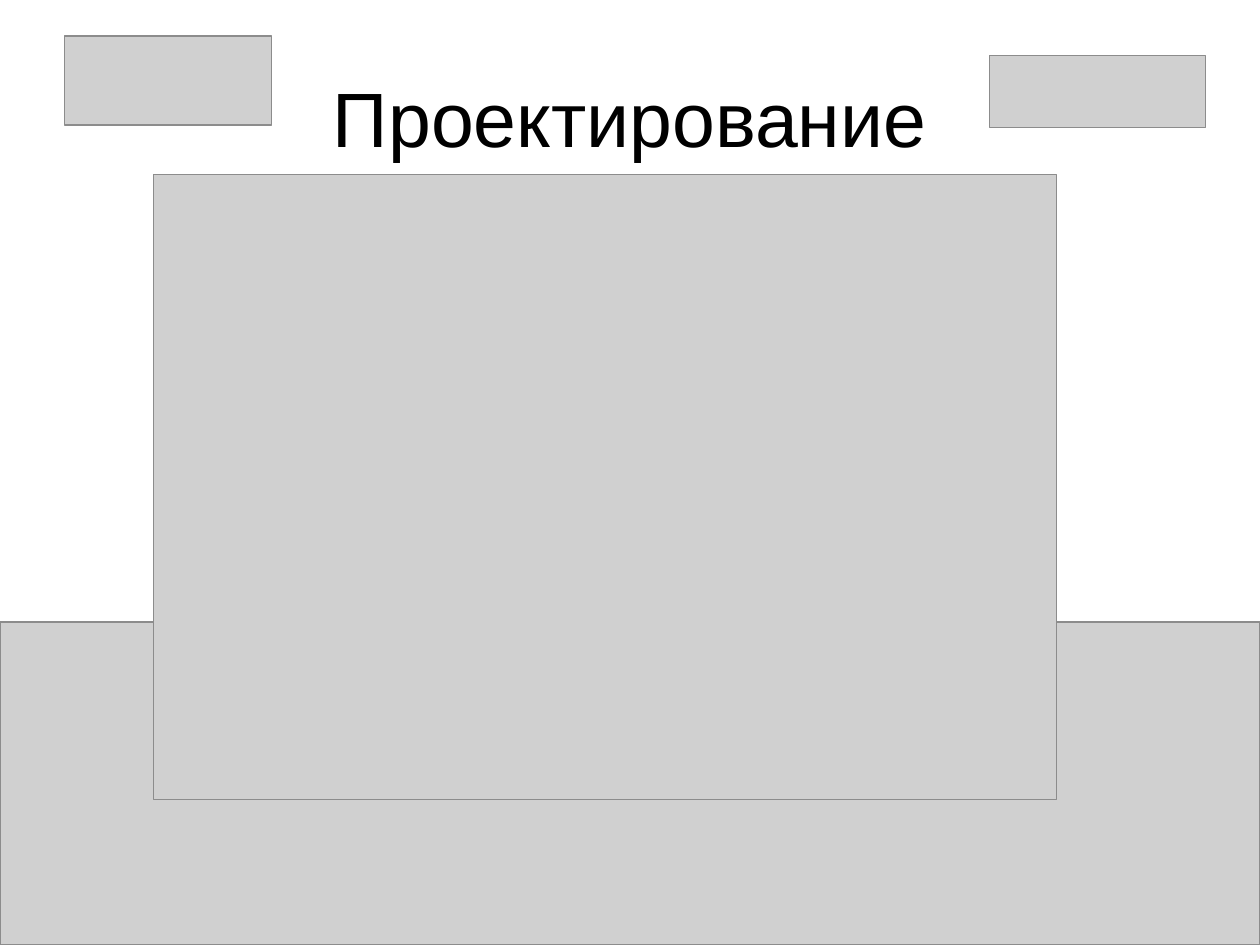
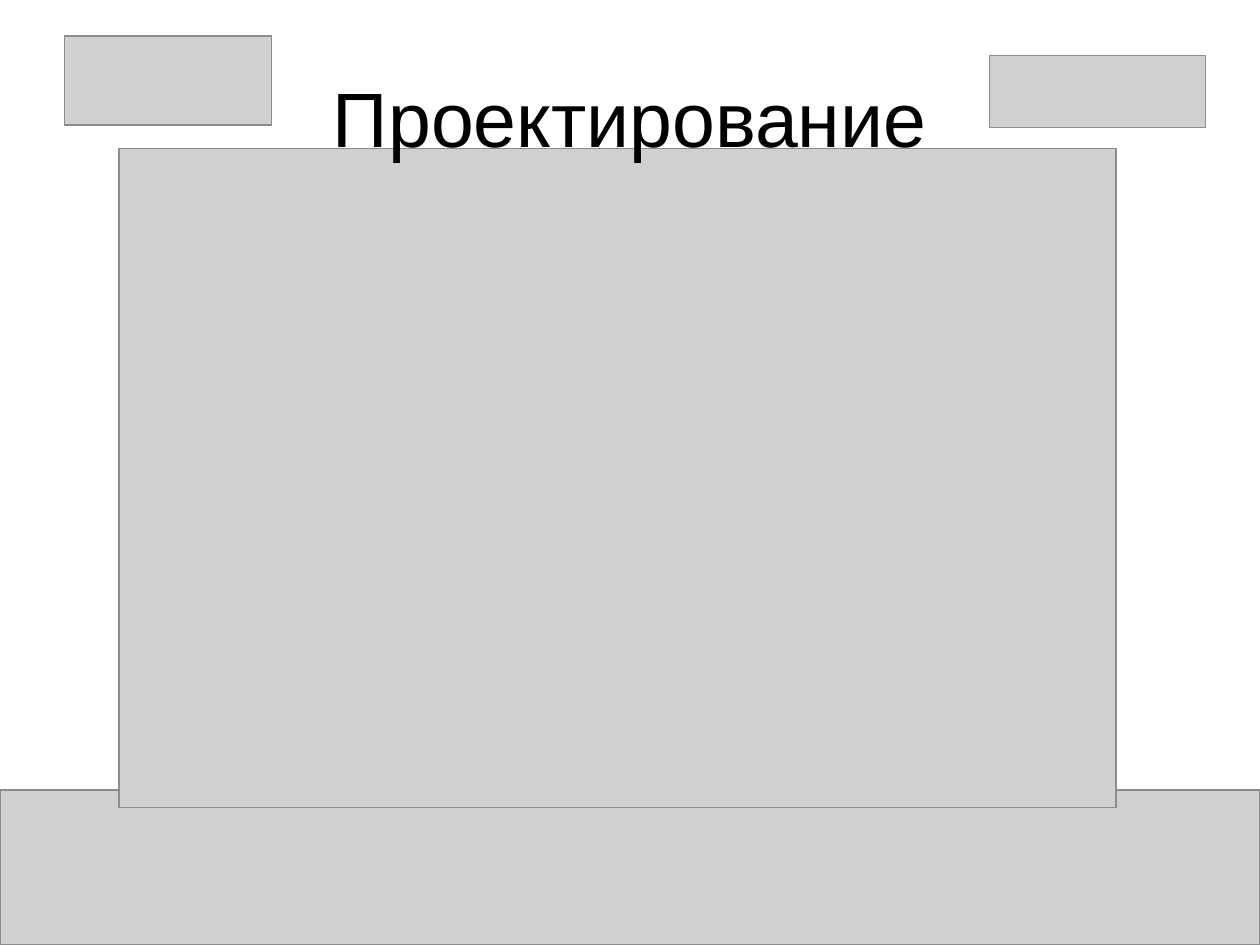
Before and after one commit to goout/RealtyProject, a slide deck: slide 6 of Presentation.pptx. Drawn at 1260x945 pixels with LibreOffice and Linux fonts; fonts in the diff are those of the drawing; grey boxes stand for pictures. Boxes give left, top, right and bottom in pixels: in the first picture for what was removed or moved away, otherwise in the second. Text is boxed around its words. In the diff, an @@ line names an element or a change of style, - is before the commit and + after.

```diff
--- a/Presentation.pptx
+++ b/Presentation.pptx
@@ picture: place and size @@
-picture at <box>154,175,1056,800</box>
+picture at <box>120,149,1116,808</box>
@@ picture: place and size @@
-picture at <box>0,622,1260,945</box>
+picture at <box>0,790,1260,945</box>
```
Also in this commit, not shown: 1 other slide changed, 2 other files.
